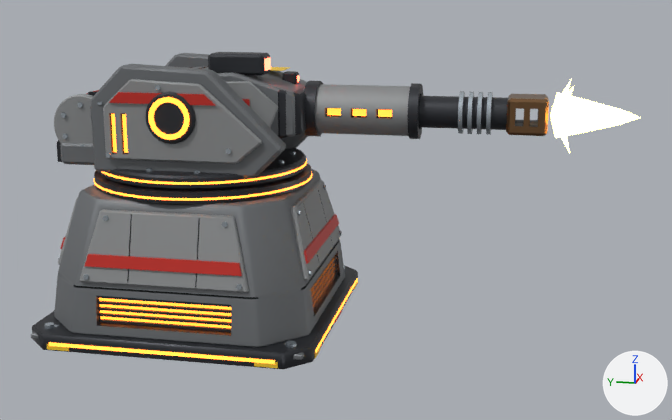
A saved change to the FBX model Tools/ModelFactory/R4SixStyles1/models/06_R41ModularTech/R4W_Basic/R4W_Basic.fbx.
Camera for both pictures: a camera (50 mm lens) standing at (-1.63, -0.577, 0.357) and looking at (-0.01, -0.253, -0.048). The lights are fixed; the arrows at lower right show +X, +Y and +Z. The first picture is the older version. Both versions are drawn at frame 116 of the action 'Scene'; the numbers are the values there.

The first picture shows 'MuzzleFlash', 'R4W_Basic_Barrel', 'R4W_Basic_Base', 'R4W_Basic_Pitch', 'R4W_Basic_Yaw'.
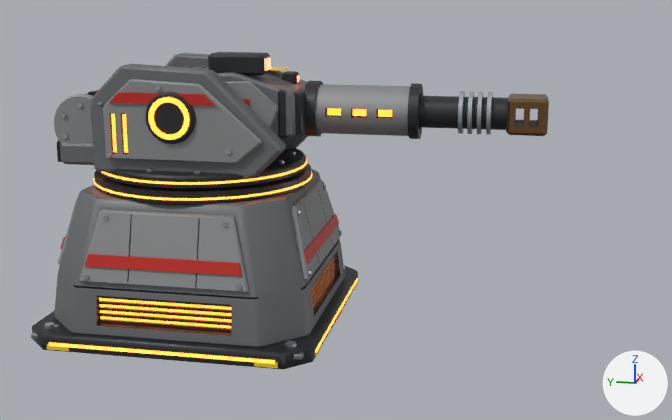
Edits to the bpy script that builds the scene:
```text
Change ob_muzzleflash:
    ob_muzzleflash.scale: (1.0, 1.0, 1.0) -> (0.001, 0.001, 0.001)
```

Boxes (x1, y1, x2, y2) around the edits, measured in the pictures (672 x 420 px):
'MuzzleFlash', rescaled (not visible afterwards)
    before: (550, 78, 641, 153)
